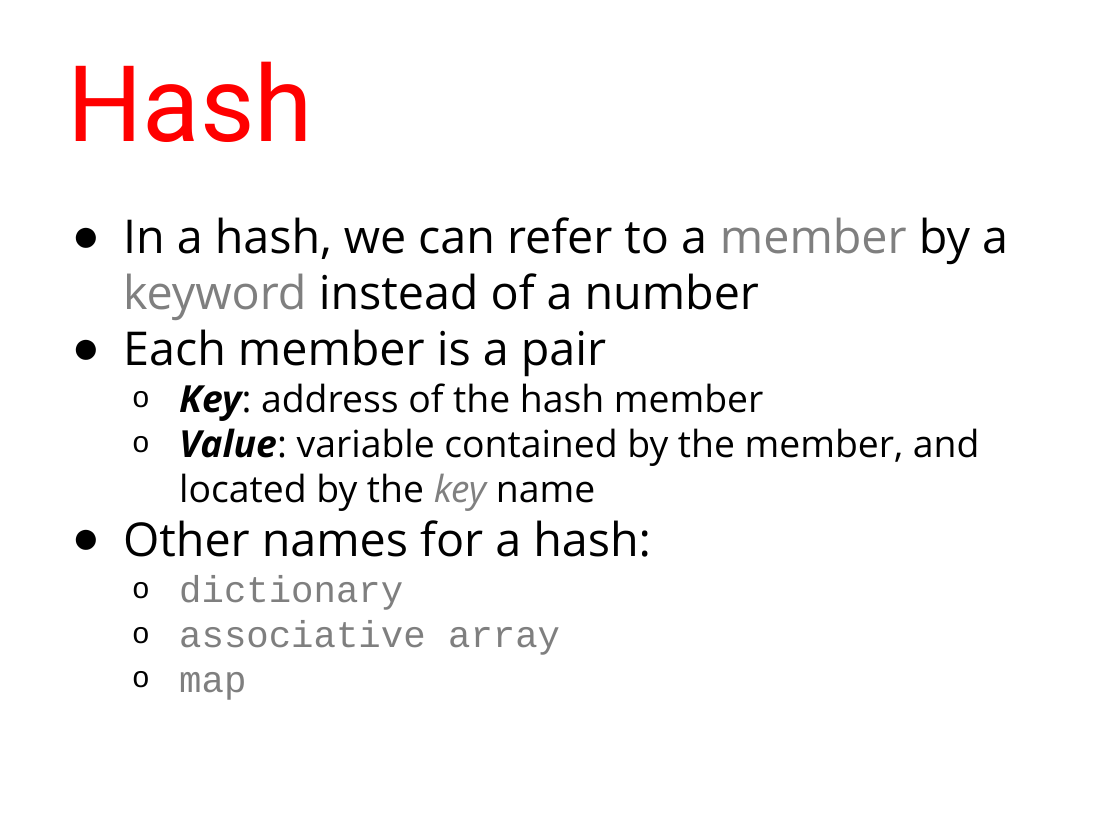
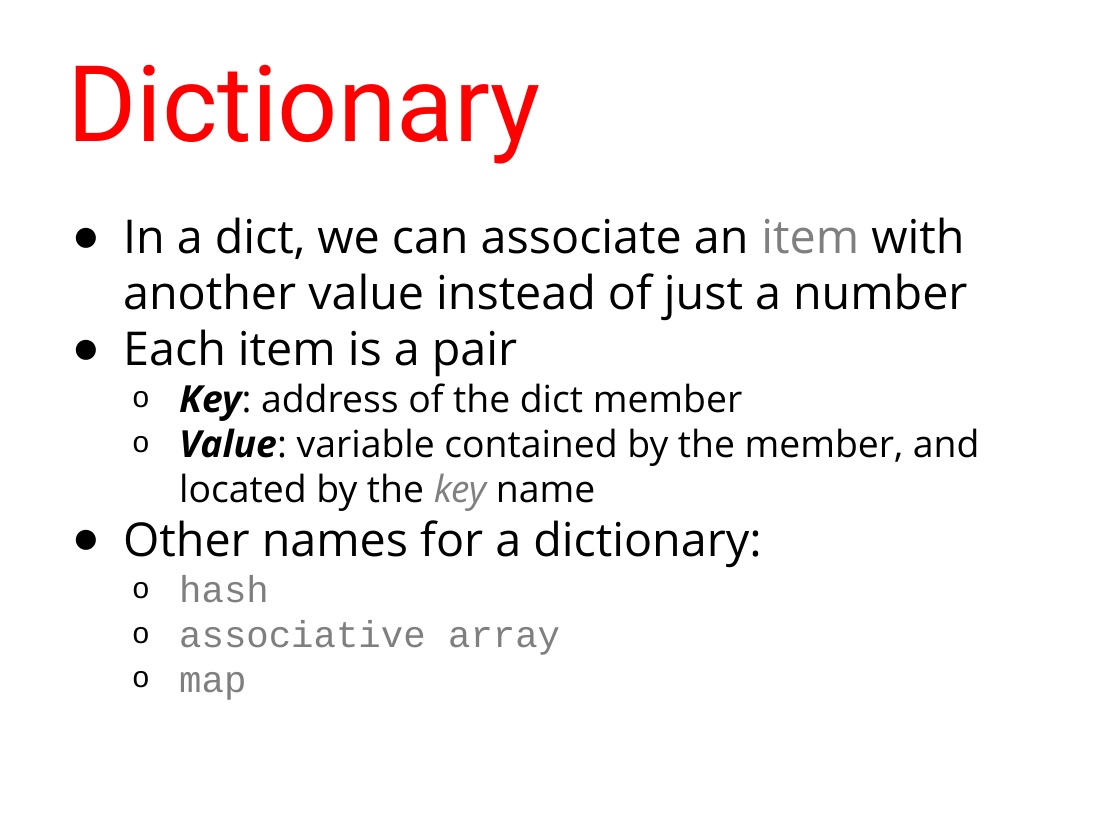
Before and after one commit to humanitiesprogramming/slides, a slide deck: slide 53 of 2017/python/B Done - ish/Python Programming Concepts I.pptx. Drawn at 1120x840 pixels with LibreOffice and Linux fonts; fonts in the diff are those of the drawing. Boxes give left, top, right and bottom in pixels: in the first picture for what was removed or moved away, otherwise in the second. Text is boxed around its words. In the diff, an @@ line names an element or a change of style, - is before the commit and + after.

```diff
--- a/2017/python/B Done - ish/Python Programming Concepts I.pptx
+++ b/2017/python/B Done - ish/Python Programming Concepts I.pptx
@@ title at (x1=67, y1=64, x2=541, y2=164): text changed @@
-Hash
+Dictionary
@@ text at (x1=123, y1=217, x2=967, y2=421): text changed @@
-● In a hash, we can refer to a member by a keyword instead of a number
-● Each member is a pair
-  o Key: address of the hash member
+● In a dict, we can associate an item with another value instead of just a number
+● Each item is a pair
+  o Key: address of the dict member
@@ text at (x1=123, y1=520, x2=761, y2=603): text changed @@
-● Other names for a hash:
-  o dictionary
+● Other names for a dictionary:
+  o hash
```
Also in this commit, not shown: 38 other slides changed.
